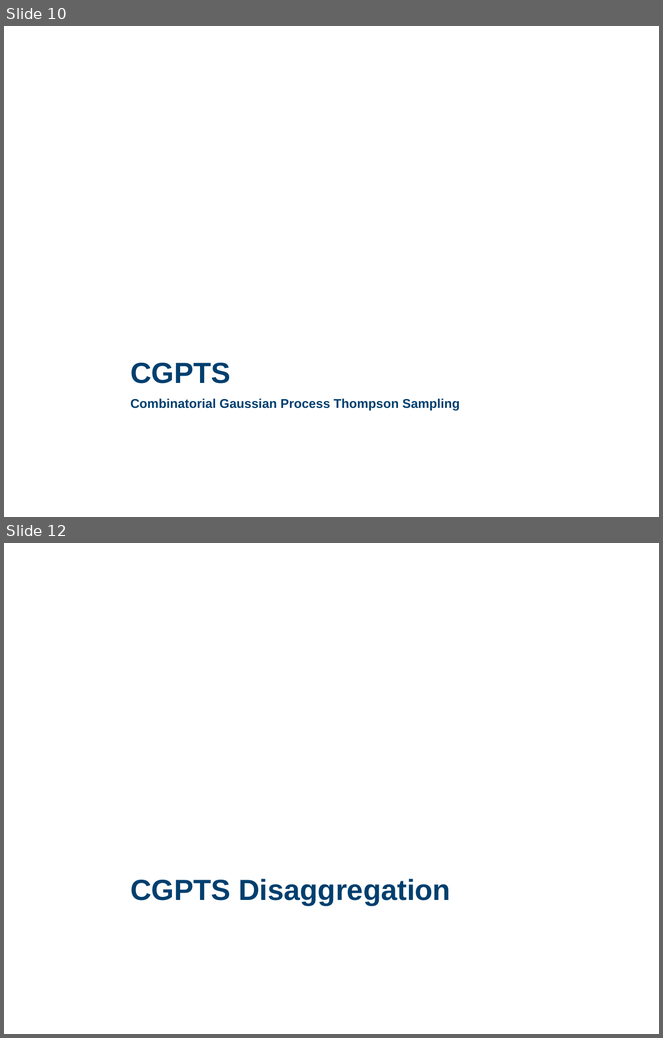
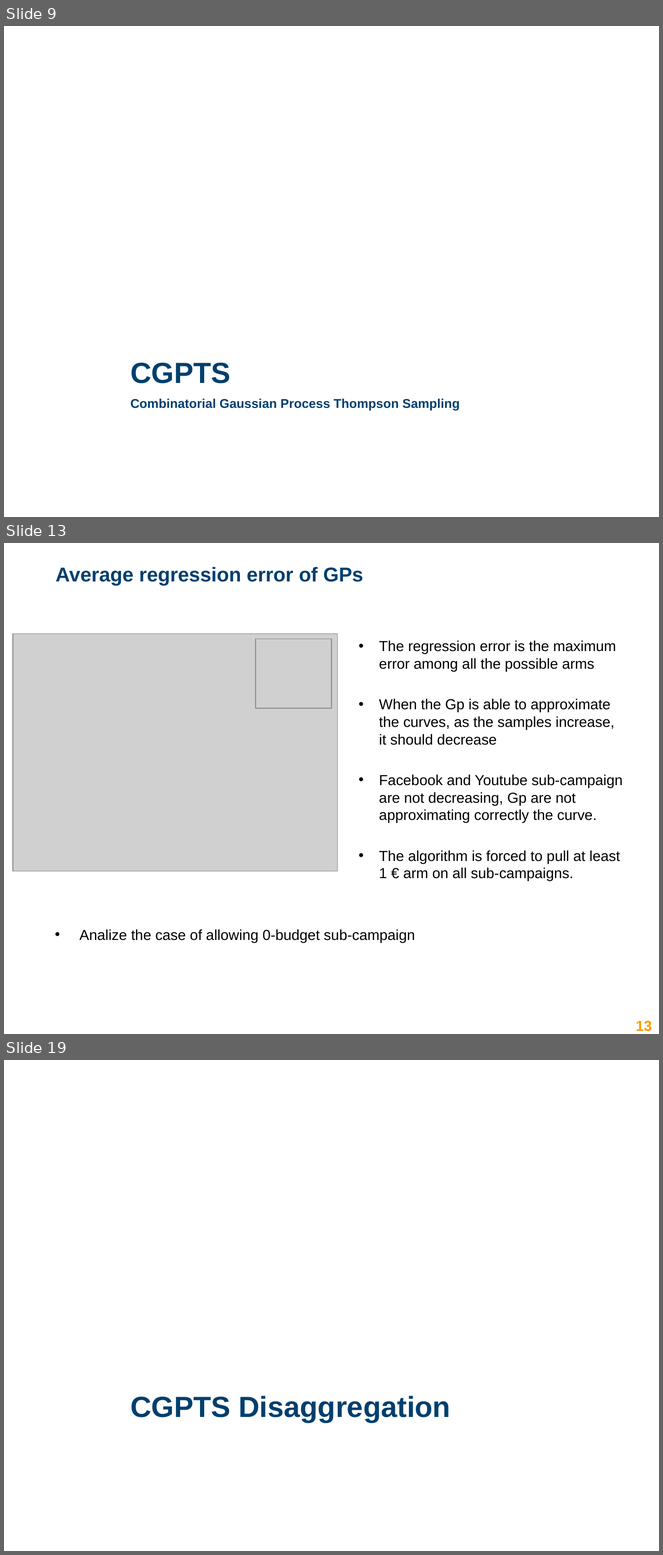
Before and after one commit to lucabonali/AdvertisingDIA, a slide deck: advertising_presentation.pptx. Shown one above the other, each under a label of ours: slides 10 and 12 before the commit, slides 9, 13 and 19 after it; the slides between them are not shown. The pictures are 663x1038 and 663x1555 pixels, drawn with LibreOffice and Linux fonts; fonts in the diff are those of the drawing; grey boxes stand for pictures; background and template pictures are left out. Boxes give left, top, right and bottom in pixels: in the first picture for what was removed or moved away, otherwise in the second. Text is boxed around its words. In the diff, an @@ line names an element or a change of style, - is before the commit and + after.

```diff
--- a/advertising_presentation.pptx
+++ b/advertising_presentation.pptx
@@ slide 13 added at box(4, 543, 659, 1034), background #FFFFFF @@
@@ title added at box(55, 567, 363, 586), 22 pt, text #003F6E, bold @@
+Average regression error of GPs
@@ picture added at box(12, 634, 337, 871) @@
@@ picture added at box(256, 639, 332, 709) @@
@@ text added at box(379, 640, 623, 881), 16 pt, text #000000 @@
+• The regression error is the maximum error among all the possible arms
+• When the Gp is able to approximate the curves, as the samples increase, it should decrease
+• Facebook and Youtube sub-campaign are not decreasing, Gp are not approximating correctly the curve.
+• The algorithm is forced to pull at least 1 € arm on all sub-campaigns.
@@ text added at box(79, 929, 415, 943), 16 pt, text #000000 @@
+• Analize the case of allowing 0-budget sub-campaign
@@ text added at box(21, 1014, 343, 1033), 12 pt, text #003F6E, bold @@
+Lamparelli Andrea (andrea.lamparelli@mail.polimi.it)
@@ rectangle added at box(56, 1017, 352, 1034), fill #FFFFFF @@
@@ page number added at box(636, 1021, 652, 1032), 16 pt, text #FF9900, bold @@
+13
@@ what was slide 10 is now slide 9 @@
@@ what was slide 12 is now slide 19 @@
```
Also in this commit, not shown: 8 other slides added, 2 slides removed.
